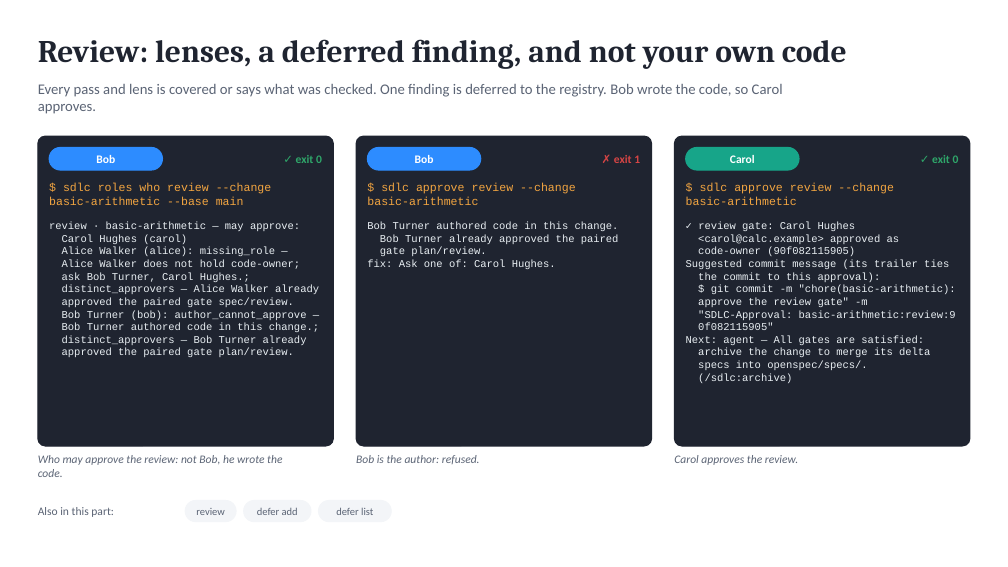
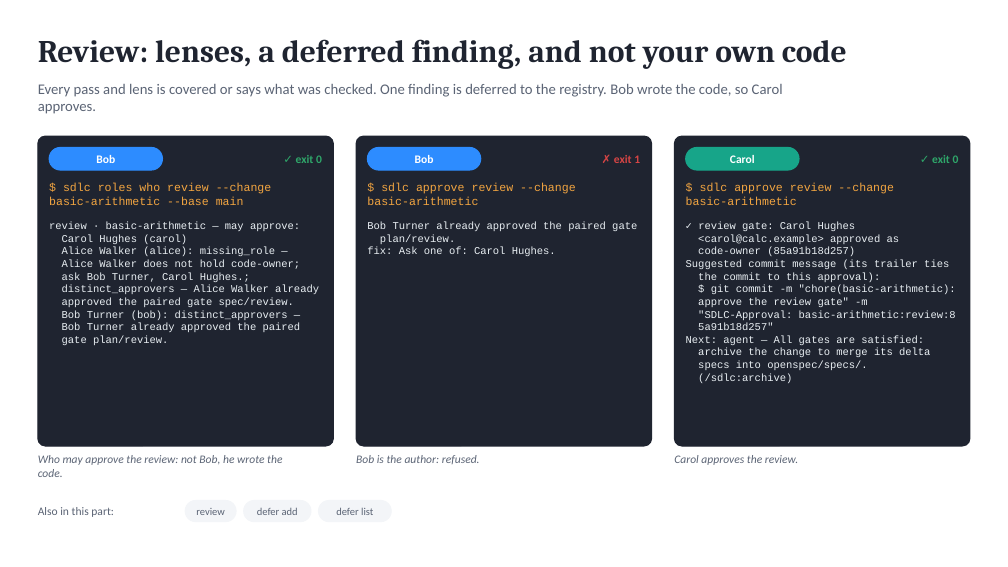
Before and after one commit to marin-ai-tech/sdlc, a slide deck: slide 12 of docs/demo/sdlc-calculator-demo.en.pptx. Drawn at 1008x567 pixels with LibreOffice and Linux fonts; fonts in the diff are those of the drawing. Boxes give left, top, right and bottom in pixels: in the first picture for what was removed or moved away, otherwise in the second. Text is boxed around its words. In the diff, an @@ line names an element or a change of style, - is before the commit and + after.

Commit message:
fix: guide tables fit the terminal width (0.21.3)
- A table in sdlc guide fits the terminal: the widest columns are
  narrowed and their cells wrap by words within the column. The width is
  the terminal's, or COLUMNS when the output is not a terminal; output to
  a file or a pipe keeps the natural width.

SDLC-Agent: claude-code

```diff
--- a/docs/demo/sdlc-calculator-demo.en.pptx
+++ b/docs/demo/sdlc-calculator-demo.en.pptx
@@ text at (367,222,637,244): text changed @@
-Bob Turner authored code in this change.
-Bob Turner already approved the paired
-gate plan/review.
+Bob Turner already approved the paired gate
+plan/review.
@@ text at (698,247,855,256): text changed @@
-code-owner (90f082115905)
+code-owner (85a91b18d257)
@@ text at (62,310,301,345): text changed @@
-Bob Turner (bob): author_cannot_approve —
-Bob Turner authored code in this change.;
-distinct_approvers — Bob Turner already
-approved the paired gate plan/review.
+Bob Turner (bob): distinct_approvers —
+Bob Turner already approved the paired
+gate plan/review.
@@ text at (698,310,956,330): text changed @@
-"SDLC-Approval: basic-arithmetic:review:9
-0f082115905"
+"SDLC-Approval: basic-arithmetic:review:8
+5a91b18d257"
```
Also in this commit, not shown: 6 other slides changed, 33 other files.
